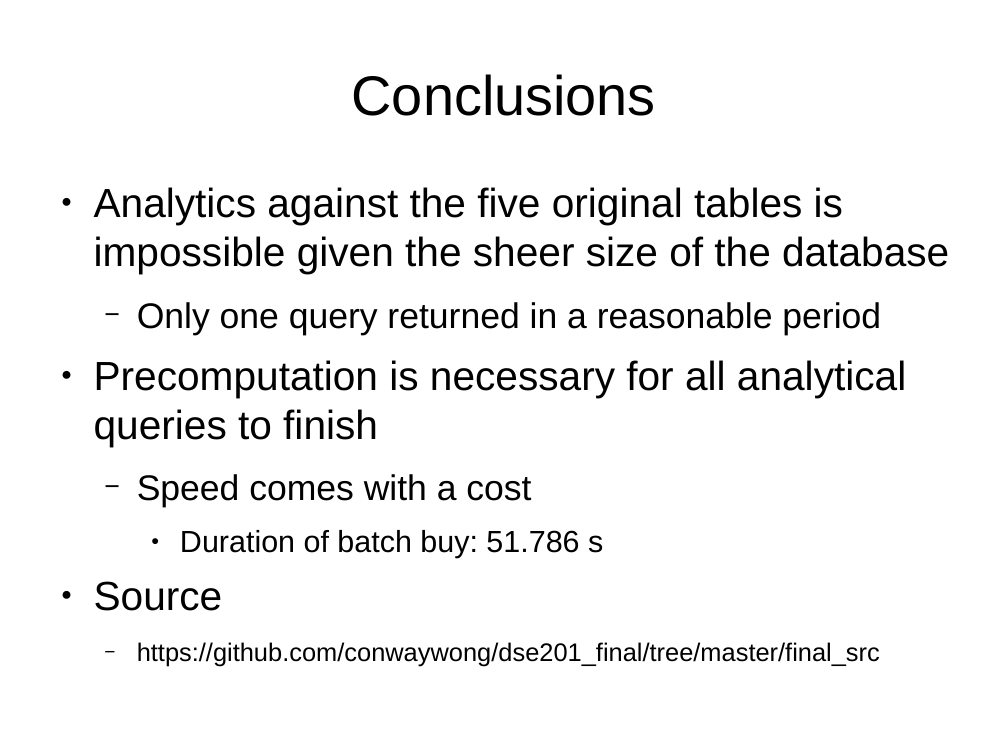
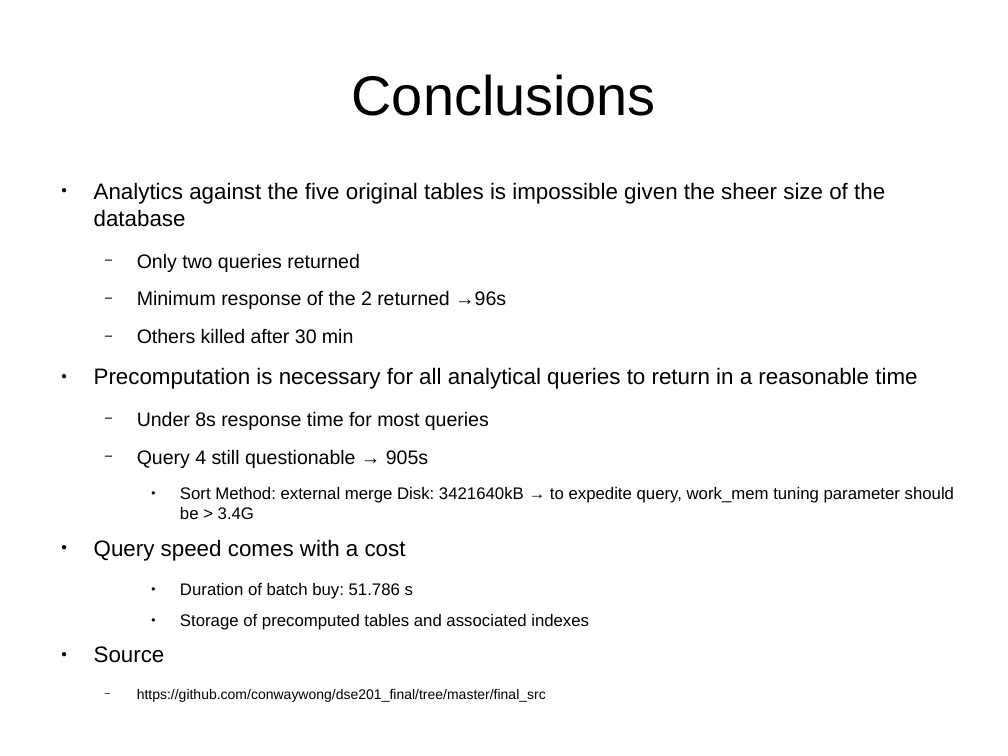
Before and after one commit to afcarl/dse201_final, a slide deck: slide 33 of dse201_final_report.odp (slide 16 before the commit). Drawn at 1008x756 pixels with LibreOffice and Linux fonts; fonts in the diff are those of the drawing. Boxes give left, top, right and bottom in pixels: in the first picture for what was removed or moved away, otherwise in the second. Text is boxed around its words. In the diff, an @@ line names an element or a change of style, - is before the commit and + after.

```diff
--- a/dse201_final_report.odp
+++ b/dse201_final_report.odp
@@ text at (94, 182, 885, 702): size 32 to 17.6 pt in "Analytics against the five original tables is ...", "Source"; size 24 to 13.2 pt in "Duration of batch buy: 51.786 s"; size 20 to 11 pt in "https://github.com/conwaywong/dse201_final/tree/master/final ..." @@
@@ text at (94, 253, 954, 561): text changed; size 28 to 15.4 pt @@
-  − Only one query returned in a reasonable period
-● Precomputation is necessary for all analytical queries to finish
-  − Speed comes with a cost
+  − Only two queries returned
+  − Minimum response of the 2 returned →96s
+  − Others killed after 30 min
+● Precomputation is necessary for all analytical queries to return in a reasonable time
+  − Under 8s response time for most queries
+  − Query 4 still questionable → 905s
+    ● Sort Method: external merge Disk: 3421640kB → to expedite query, work_mem tuning parameter should be > 3.4G
+● Query speed comes with a cost
@@ text at (180, 614, 589, 630): paragraph added @@
+    ● Storage of precomputed tables and associated indexes
```
Also in this commit, not shown: 9 other slides changed, 17 slides added.
